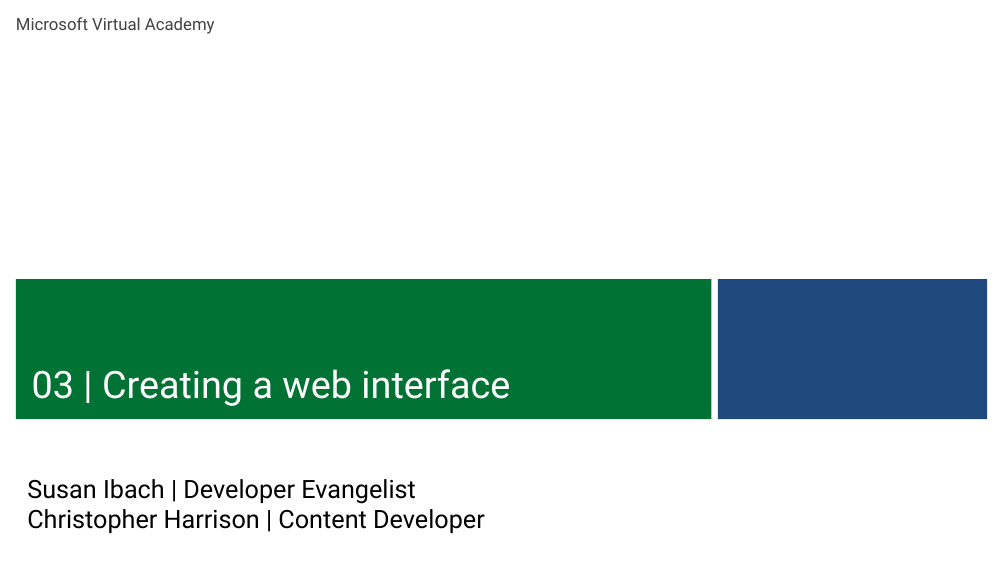
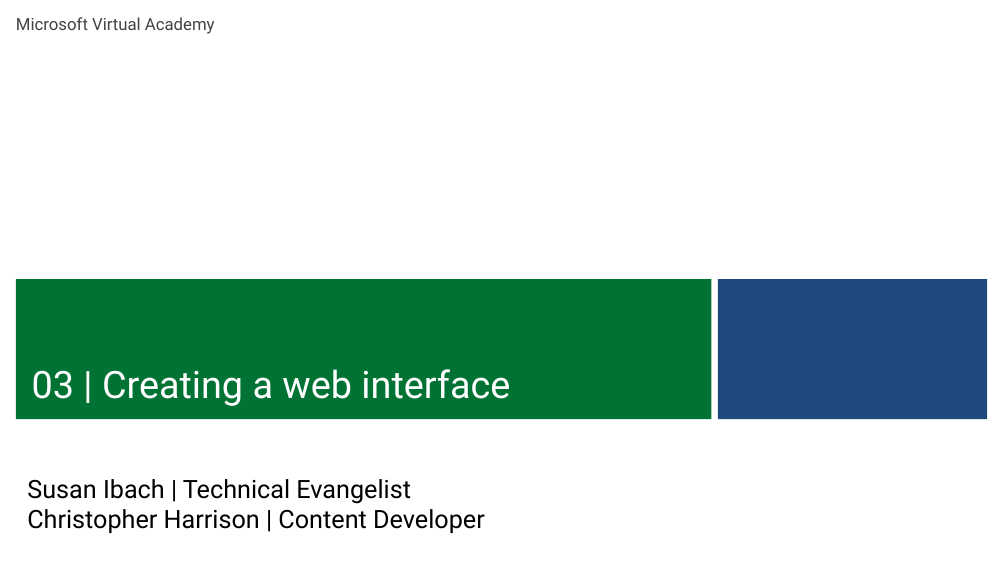
Before and after one commit to GeekTrainer/Flask, a slide deck: slide 1 of Slides/Module 3 - Creating an interface.pptx. Drawn at 1008x567 pixels with LibreOffice and Linux fonts; fonts in the diff are those of the drawing; background and template pictures are left out. Boxes give left, top, right and bottom in pixels: in the first picture for what was removed or moved away, otherwise in the second. Text is boxed around its words. In the diff, an @@ line names an element or a change of style, - is before the commit and + after.

```diff
--- a/Slides/Module 3 - Creating an interface.pptx
+++ b/Slides/Module 3 - Creating an interface.pptx
@@ subtitle at <box>27,479,411,504</box>: text changed @@
-Susan Ibach | Developer Evangelist
+Susan Ibach | Technical Evangelist
```
Also in this commit, not shown: 1 other slide changed, 45 other files.
